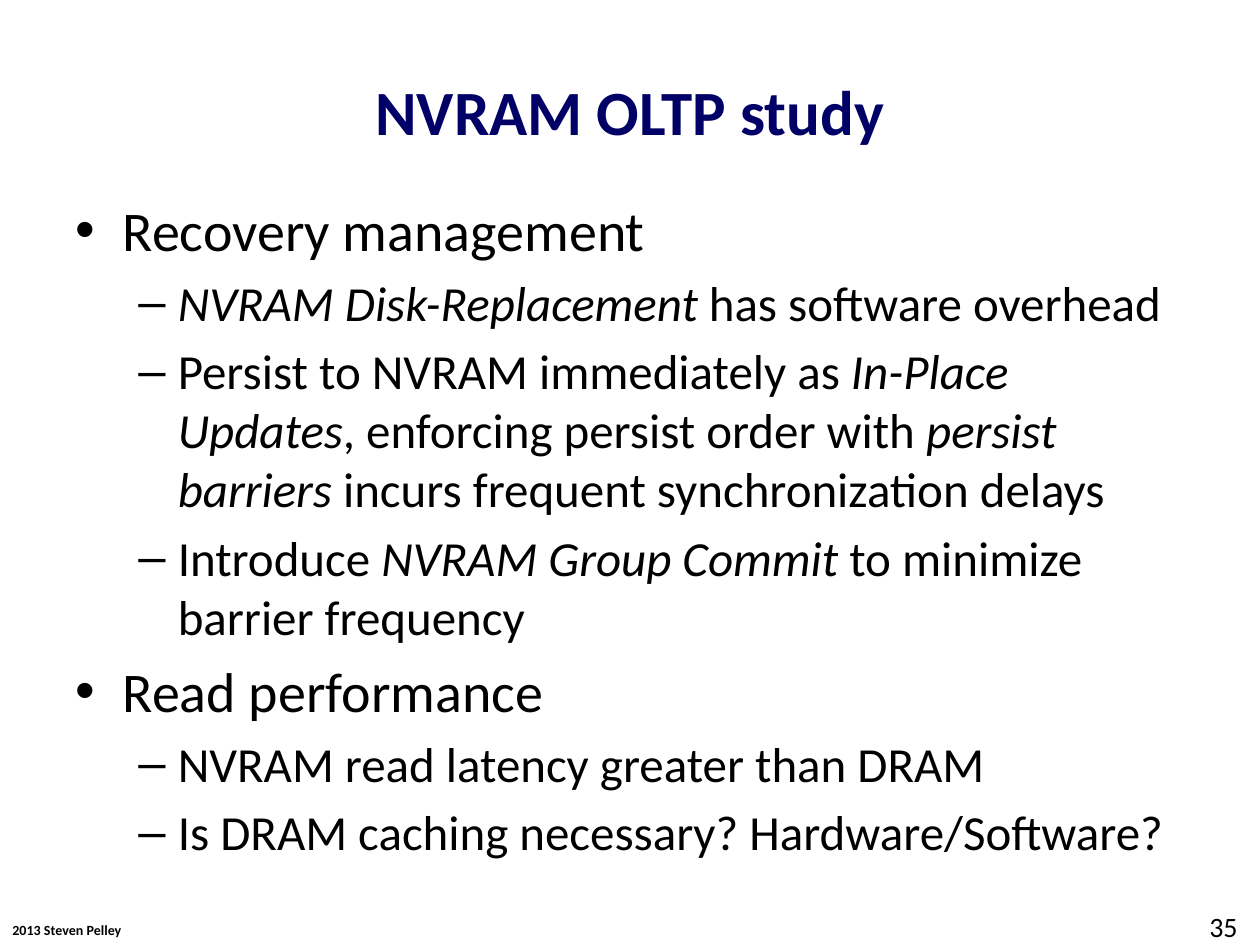
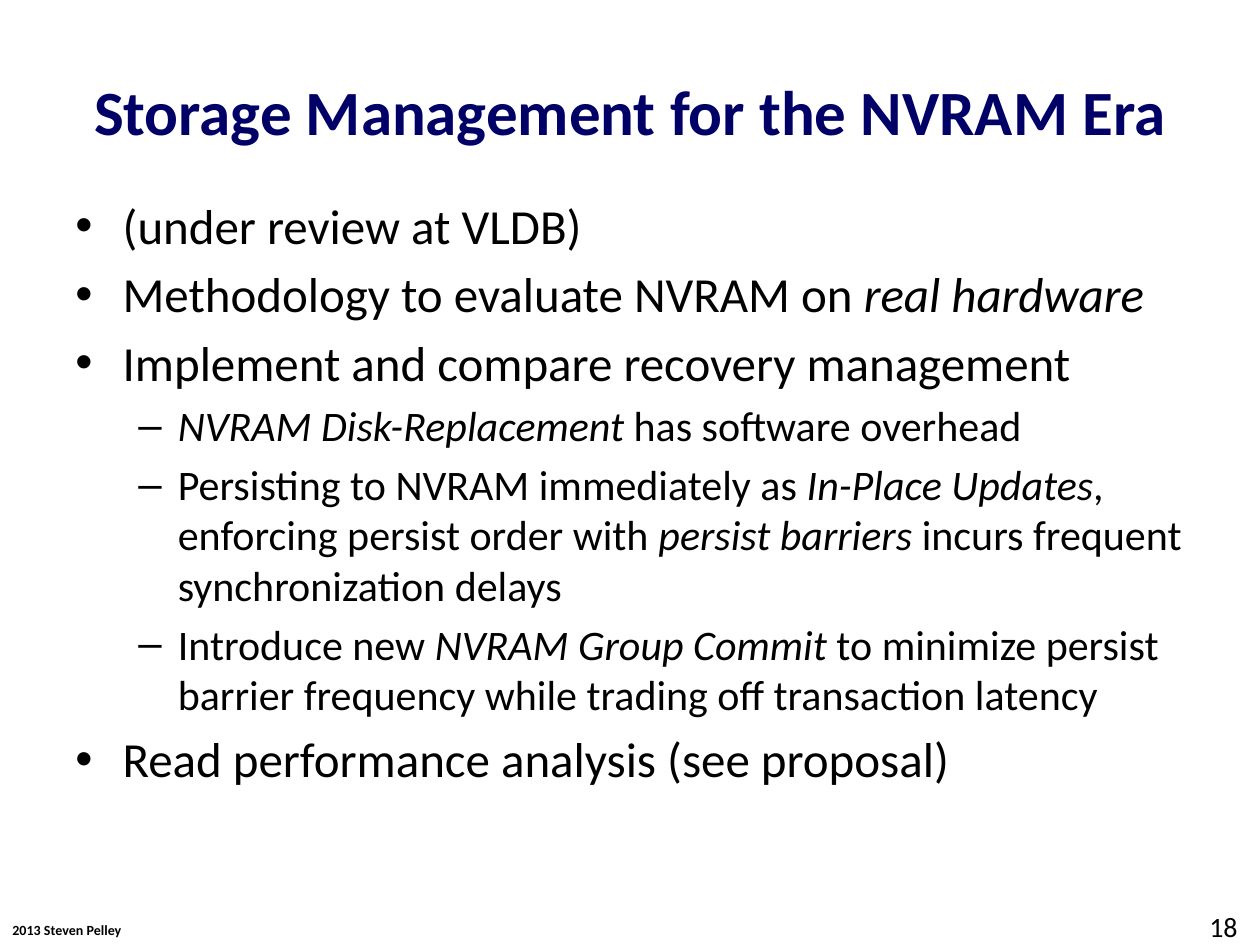
Before and after one commit to Abulila/dissertation, a slide deck: slide 18 of proposal/proposal.pptx (slide 35 before the commit). Drawn at 1260x945 pixels with LibreOffice and Linux fonts; fonts in the diff are those of the drawing; background and template pictures are left out. Boxes give left, top, right and bottom in pixels: in the first picture for what was removed or moved away, otherwise in the second. Text is boxed around its words. In the diff, an @@ line names an element or a change of style, - is before the commit and + after.

```diff
--- a/proposal/proposal.pptx
+++ b/proposal/proposal.pptx
@@ title at (94, 90, 1165, 146): text changed @@
-NVRAM OLTP study
+Storage Management for the NVRAM Era
@@ text at (123, 208, 1143, 390): text changed; size 32 to 28 pt @@
-• Recovery management
+• (under review at VLDB)
+• Methodology to evaluate NVRAM on real hardware
+• Implement and compare recovery management
@@ text at (178, 411, 1021, 448): size 28 to 24 pt in "NVRAM Disk-Replacement has software overhead" @@
@@ text at (123, 470, 1181, 785): text changed; size 28 to 24 pt @@
-  – Persist to NVRAM immediately as In-Place Updates, enforcing persist order with persist barriers incurs frequent synchronization delays
-  – Introduce NVRAM Group Commit to minimize barrier frequency
-• Read performance
-  – NVRAM read latency greater than DRAM
-  – Is DRAM caching necessary? Hardware/Software?
+  – Persisting to NVRAM immediately as In-Place Updates, enforcing persist order with persist barriers incurs frequent synchronization delays
+  – Introduce new NVRAM Group Commit to minimize persist barrier frequency while trading off transaction latency
+• Read performance analysis (see proposal)
@@ page number at (1209, 918, 1237, 938): text changed @@
-35
+18
```
Also in this commit, not shown: 22 other slides changed, 13 slides added, 2 slides removed.
